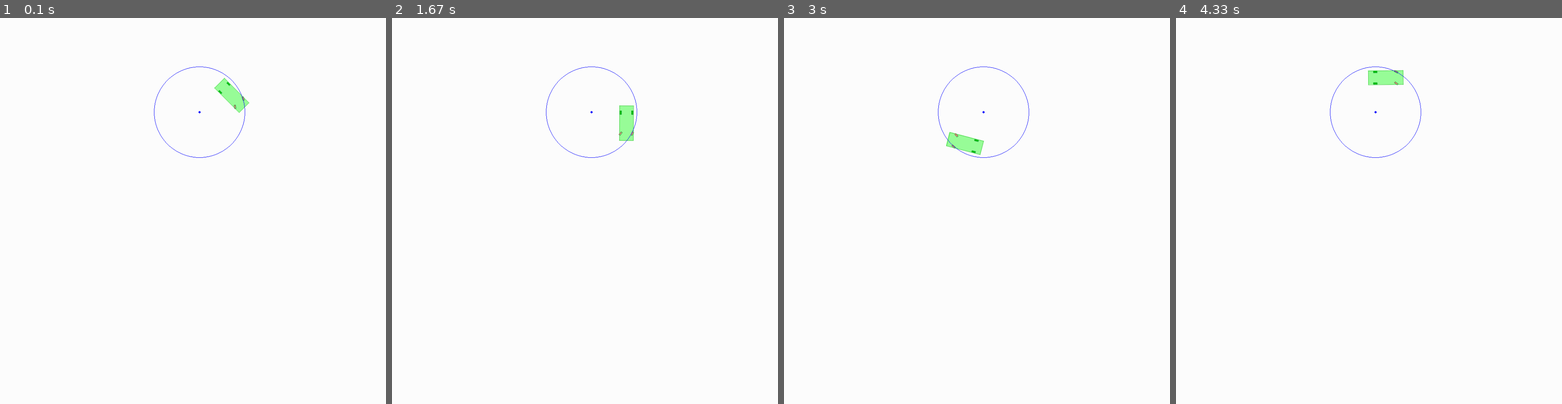
Above: before the commit, frames 1-4 (left to right).
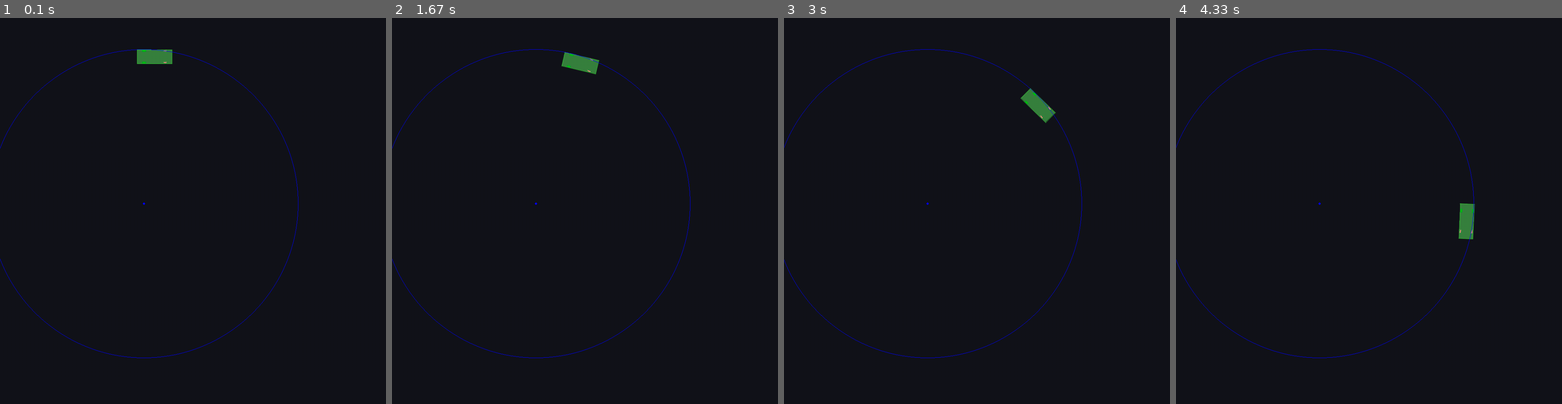
Above: after the commit, the same moments.

Repository: Bobbassoonguy/AutonomousVehicles
Game: pygame game, started from Scenarios/Scenario1_create_car.py
The game is run twice, just before and just after one commit, with the same random seed, the same clock (stepped at 60 frames per second) and the same inputs.
Inputs:
- Up to frame 1 (0.1 s): no input
- Up to frame 2 (1.67 s): no input
- Up to frame 3 (3 s): no input
- Up to frame 4 (4.33 s): no input

The runs differ from the first frame. In frame 1, 100% of the frame differs, in the area x 0-100%, y 0-100%; in frame 2, 100%; in frame 3, 100%; in frame 4, 100%.

Commit message:
Changed background color

Diff:
--- a/Classes/Scenario.py
+++ b/Classes/Scenario.py
@@ -22,7 +22,7 @@
         pygame.display.set_caption(self.name)
 
     def main(self):
-        self.screen.fill((255, 255, 255))
+        self.screen.fill((18, 20, 26))
         for i in self.vehicles:
             i.draw()
         pygame.display.flip()
--- a/Classes/Vehicle.py
+++ b/Classes/Vehicle.py
@@ -55,7 +55,7 @@
                                     [(self.x + (self.WIDTH/2)) * self.PIXELS_PER_METER, (self.y + (self.LENGTH/2)) * self.PIXELS_PER_METER],
                                     [(self.x - (self.WIDTH/2)) * self.PIXELS_PER_METER, (self.y + (self.LENGTH/2)) * self.PIXELS_PER_METER]],
                                    (51, 204, 51), line_width=round(display_border_thickness * self.PIXELS_PER_METER),
-                                   fill_color=(153, 255, 153))
+                                   fill_color=(56, 130, 62))
 
     def draw(self):
         # TODO make this position/rotation dependant
--- a/Scenarios/Scenario1_create_car.py
+++ b/Scenarios/Scenario1_create_car.py
@@ -11,13 +11,13 @@
 clock = pygame.time.Clock()
 
 main.addCar()
-main.vehicles[0].rotate_to_angle(135, rotation_point="centroid")
+main.vehicles[0].rotate_to_angle(90, rotation_point="centroid")
 # print(main.vehicles[0].x, ",", main.vehicles[0].y)
 # print(main.vehicles[0].outline.get_centroid())
-main.vehicles[0].move_to(30, 10)
+main.vehicles[0].move_to(20, 5)
 main.vehicles[0].speed = 0
-main.vehicles[0].acceleration = 5
-main.vehicles[0].current_turn_radius = 5.9
+main.vehicles[0].acceleration = 3.5
+main.vehicles[0].current_turn_radius = 20
 
 while not done:
     clock.tick(main.FPS)
